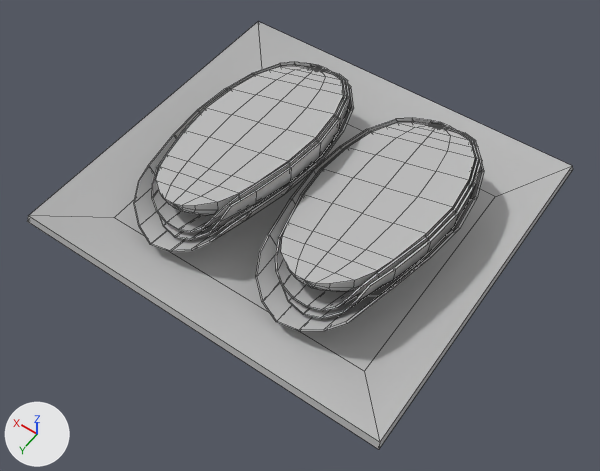
What one commit did to the FBX model Assets/Art_TEST/Models/Foods/Kimchi.fbx.
Camera for both pictures: a 50 mm camera at (-0.424, 0.61, 0.904) aimed at (-0.023, 0.048, 0.021). Lighting does not change. The marker at lower left points along +X, +Y and +Z. Mesh edges are drawn as thin lines. Where no turn or scale is listed for an object, it has been applied to the vertices.

Objects in the first picture: 'Kimchi', 'Plate 06'.
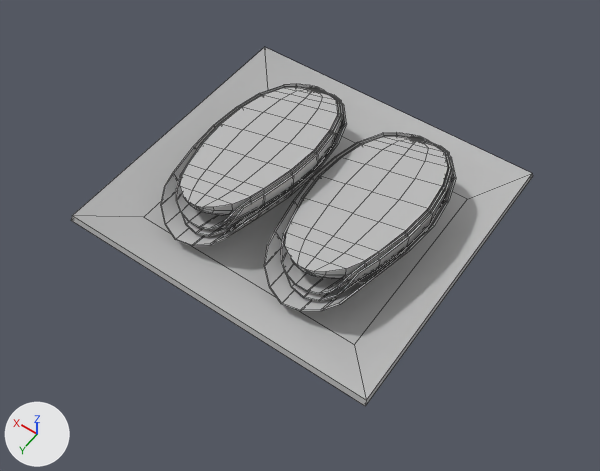
Location of each change, [x1, y1, x2, y2] in pixels of the pictures (600 x 471 px; the box of a moved part takes in the faces that stretch with it):
```json
{"object": "Kimchi", "change": "reshaped, moved", "before": [134, 62, 484, 331], "after": [71, 47, 533, 406], "on screen": "32% wider, 33% taller"}
{"object": "Plate 06", "change": "deleted", "before": [27, 22, 573, 449]}
{"part": 1, "of": "me_mesh", "change": "moved or reshaped", "before": [156, 66, 343, 216], "after": [180, 87, 338, 216]}
{"part": 2, "of": "me_mesh", "change": "moved or reshaped", "before": [152, 65, 347, 233], "after": [176, 86, 341, 230]}
{"part": 3, "of": "me_mesh", "change": "moved or reshaped", "before": [159, 67, 350, 240], "after": [183, 89, 343, 236]}
{"part": 4, "of": "me_mesh", "change": "moved or reshaped", "before": [134, 62, 354, 252], "after": [161, 84, 347, 246]}
{"part": 5, "of": "me_mesh", "change": "moved or reshaped", "before": [281, 123, 475, 292], "after": [285, 137, 448, 279]}
{"part": 6, "of": "me_mesh", "change": "moved or reshaped", "before": [275, 121, 479, 311], "after": [281, 135, 451, 295]}
{"part": 7, "of": "me_mesh", "change": "moved or reshaped", "before": [283, 124, 482, 319], "after": [287, 138, 454, 301]}
{"part": 8, "of": "me_mesh", "change": "moved or reshaped", "before": [256, 118, 484, 331], "after": [264, 132, 456, 312]}
{"part": 9, "of": "me_mesh", "change": "added", "after": [71, 47, 533, 406]}
```

Scene script edits in JSON lines:
```json
{"block": "me_mesh", "where": "# used by ob_kimchi; location = (0.0, 0.006, 0.014)"}
{"op": "remove", "block": "me_mesh", "code": "me_mesh.from_pydata(...)  # 1100 vertices, 1088 faces; spans x -0.212..0.212, y -0.181..0.181, z 0.0..0.111"}
{"op": "add", "block": "me_mesh", "code": "me_mesh.from_pydata(...)  # 1132 vertices, 1118 faces; spans x -0.234..0.234, y -0.216..0.216, z 0.0..0.107"}
{"block": "me_mesh", "change": "me_mesh part 1: the loose piece of 146 vertices spanning x 0.007..0.198, y -0.168..0.143, z 0.013..0.111 is scaled about its middle by 0.85, then moved by (-0.015, 0.007, 0.003)"}
{"block": "me_mesh", "change": "me_mesh part 2: the loose piece of 144 vertices spanning x 0.002..0.202, y -0.172..0.151, z 0.009..0.111 is scaled about its middle by 0.85, then moved by (-0.015, 0.007, 0.003)"}
{"block": "me_mesh", "change": "me_mesh part 3: the loose piece of 130 vertices spanning x -0.002..0.192, y -0.176..0.158, z 0.006..0.109 is scaled about its middle by 0.85, then moved by (-0.014, 0.006, 0.004)"}
{"block": "me_mesh", "change": "me_mesh part 4: the loose piece of 130 vertices spanning x -0.009..0.212, y -0.181..0.181, z 0.0..0.085 is scaled about its middle by 0.85, then moved by (-0.015, 0.005, 0.006)"}
{"block": "me_mesh", "change": "me_mesh part 5: the loose piece of 146 vertices spanning x -0.196..-0.006, y -0.168..0.143, z 0.013..0.111 is scaled about its middle by 0.85, then moved by (0.015, 0.007, 0.003)"}
{"block": "me_mesh", "change": "me_mesh part 6: the loose piece of 144 vertices spanning x -0.201..-0.002, y -0.172..0.151, z 0.009..0.111 is scaled about its middle by 0.85, then moved by (0.015, 0.007, 0.003)"}
{"block": "me_mesh", "change": "me_mesh part 7: the loose piece of 130 vertices spanning x -0.206..-0.011, y -0.176..0.158, z 0.006..0.109 is scaled about its middle by 0.85, then moved by (0.016, 0.006, 0.004)"}
{"block": "me_mesh", "change": "me_mesh part 8: the loose piece of 130 vertices spanning x -0.212..0.009, y -0.181..0.181, z 0.0..0.085 is scaled about its middle by 0.85, then moved by (0.015, 0.005, 0.006)"}
{"block": "me_mesh", "change": "me_mesh part 9: a new loose piece of 32 vertices spanning x -0.234..0.234, y -0.216..0.216, z 0.0..0.045, in mat_m_plate (grey #bcbcbc)"}
{"op": "add", "block": "me_mesh", "code": "me_mesh.materials.append(mat_m_plate)  # grey #bcbcbc"}
{"op": "set", "path": "ob_kimchi.location", "old": "(0.0, 0.006, 0.014)", "new": "(0.0, 0.0, 0.0)"}
{"op": "remove", "block": "ob_plate_06", "code": ["ob_plate_06 = bpy.data.objects.new('Plate 06', me_mesh_001)", "ob_plate_06.location = (0.0, 0.0, 0.0)"]}
```
